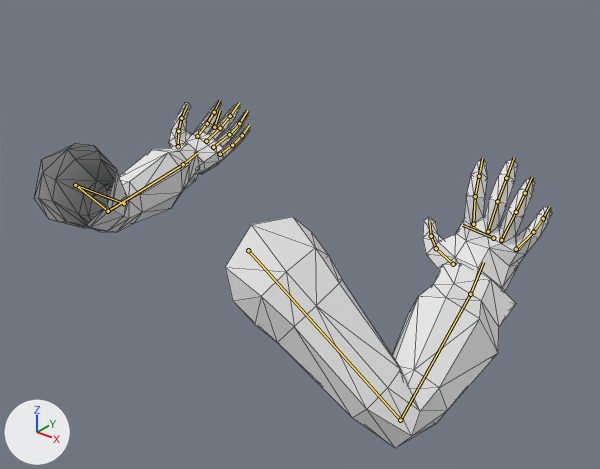
The glTF model entities/player/viewmodel/viewmodel_01_sk.glb: old version first, new version second.
Camera for both pictures: a 50 mm camera at (0.951, -0.908, 0.304) aimed at (0.068, 0.195, -0.38). Lighting does not change. The marker at lower left points along +X, +Y and +Z. The older version comes first. Both versions are drawn at frame 7 of the action 'fireball.001'; the numbers are the values there. The bones that change, and the others that lie on the model, are drawn over the model as lines. Mesh edges are drawn as thin lines.

Objects in the first picture: 'viewmodel_mesh.003'.
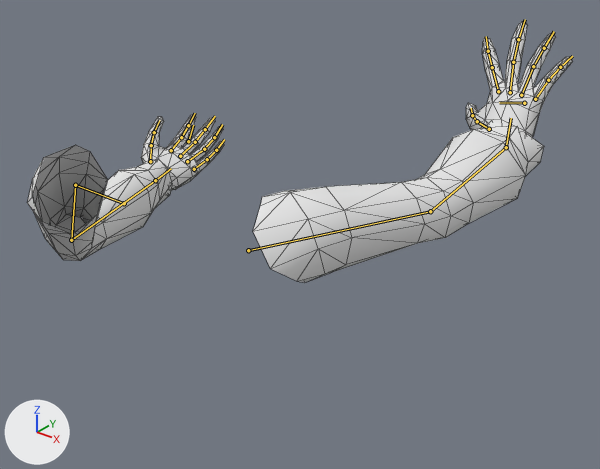
Diff of the bpy script that builds the scene:
```diff
--- a/entities/player/viewmodel/viewmodel_01_sk.glb.py
+++ b/entities/player/viewmodel/viewmodel_01_sk.glb.py
@@ bone_arm_upper_l_001 @@
 bone_arm_upper_l_001 = bpy.data.objects['viewmodel_rig.001'].pose.bones['arm_upper_L.001']  # child of 'shoulder_L.001'
-bone_arm_upper_l_001.rotation_quaternion = (0.915, -0.368, -0.117, -0.115)  # degrees (-43, -17, -8)
+bone_arm_upper_l_001.rotation_quaternion = (0.954, -0.228, -0.148, -0.127)  # degrees (-25, -20, -11)
@@ bone_arm_lower_l_001 @@
 bone_arm_lower_l_001 = bpy.data.objects['viewmodel_rig.001'].pose.bones['arm_lower_L.001']  # child of 'arm_upper_L.001'
-bone_arm_lower_l_001.rotation_quaternion = (0.97, -0.24, 0.0, 0.045)  # degrees (-28, 1, 5)
+bone_arm_lower_l_001.rotation_quaternion = (0.896, -0.436, 0.0, 0.081)  # degrees (-52, 4, 8)
@@ bone_hand_l_001 @@
 bone_hand_l_001 = bpy.data.objects['viewmodel_rig.001'].pose.bones['hand_L.001']  # child of 'arm_lower_L.001'
-bone_hand_l_001.rotation_quaternion = (0.696, -0.069, -0.711, 0.074)  # degrees (84, -102, -84)
+bone_hand_l_001.rotation_quaternion = (0.696, -0.028, -0.717, 0.026)  # degrees (68, -95, -68)
@@ bone_arm_upper_r_001 @@
 bone_arm_upper_r_001 = bpy.data.objects['viewmodel_rig.001'].pose.bones['arm_upper_R.001']  # child of 'shoulder_R.001'
-bone_arm_upper_r_001.rotation_quaternion = (0.953, -0.083, 0.16, 0.245)  # degrees (-5, 20, 28)
+bone_arm_upper_r_001.rotation_quaternion = (0.753, -0.567, -0.102, 0.318)  # degrees (-70, 12, 37)
@@ bone_arm_lower_r_001 @@
 bone_arm_lower_r_001 = bpy.data.objects['viewmodel_rig.001'].pose.bones['arm_lower_R.001']  # child of 'arm_upper_R.001'
-bone_arm_lower_r_001.rotation_quaternion = (0.745, -0.656, 0.0, -0.122)  # degrees (-82, -9, -11)
+bone_arm_lower_r_001.rotation_quaternion = (0.998, -0.055, 0.0, -0.01)  # degrees (-6, 0, -1)
@@ bone_hand_r_001 @@
 bone_hand_r_001 = bpy.data.objects['viewmodel_rig.001'].pose.bones['hand_R.001']  # child of 'arm_lower_R.001'
-bone_hand_r_001.rotation_quaternion = (0.877, -0.113, -0.262, 0.387)  # degrees (-26, -22, 53)
+bone_hand_r_001.rotation_quaternion = (0.826, -0.134, -0.326, 0.44)  # degrees (-34, -25, 64)
@@ bone_index_f_r_001 @@
 bone_index_f_r_001 = bpy.data.objects['viewmodel_rig.001'].pose.bones['index_f_R.001']  # child of 'hand_R.001'
-bone_index_f_r_001.rotation_quaternion = (0.954, 0.0, 0.0, 0.299)  # degrees (0, 0, 35)
+bone_index_f_r_001.rotation_quaternion = (0.98, -0.091, -0.016, 0.173)  # degrees (-11, 0, 20)
@@ bone_index_f_r_002 @@
 bone_index_f_r_002 = bpy.data.objects['viewmodel_rig.001'].pose.bones['index_f_R.002']  # child of 'index_f_R.001'
-bone_index_f_r_002.rotation_quaternion = (0.95, 0.0, 0.0, -0.311)  # degrees (0, 0, -36)
+bone_index_f_r_002.rotation_quaternion = (1.0, 0.0, 0.0, 0.0)  # degrees (0, 0, 0)
@@ bone_middle_f_r_001 @@
 bone_middle_f_r_001 = bpy.data.objects['viewmodel_rig.001'].pose.bones['middle_f_R.001']  # child of 'hand_R.001'
-bone_middle_f_r_001.rotation_quaternion = (0.954, 0.0, 0.0, 0.299)  # degrees (0, 0, 35)
+bone_middle_f_r_001.rotation_quaternion = (0.984, 0.035, 0.006, 0.174)  # degrees (4, 0, 20)
@@ bone_middle_f_r_002 @@
 bone_middle_f_r_002 = bpy.data.objects['viewmodel_rig.001'].pose.bones['middle_f_R.002']  # child of 'middle_f_R.001'
-bone_middle_f_r_002.rotation_quaternion = (0.95, 0.0, 0.0, -0.311)  # degrees (0, 0, -36)
+bone_middle_f_r_002.rotation_quaternion = (1.0, 0.0, 0.0, 0.0)  # degrees (0, 0, 0)
@@ bone_ring_f_r_001 @@
 bone_ring_f_r_001 = bpy.data.objects['viewmodel_rig.001'].pose.bones['ring_f_R.001']  # child of 'hand_R.001'
-bone_ring_f_r_001.rotation_quaternion = (0.954, 0.0, 0.0, 0.299)  # degrees (0, 0, 35)
+bone_ring_f_r_001.rotation_quaternion = (0.978, 0.116, 0.021, 0.173)  # degrees (14, 0, 20)
@@ bone_ring_f_r_002 @@
 bone_ring_f_r_002 = bpy.data.objects['viewmodel_rig.001'].pose.bones['ring_f_R.002']  # child of 'ring_f_R.001'
-bone_ring_f_r_002.rotation_quaternion = (0.95, 0.0, 0.0, -0.311)  # degrees (0, 0, -36)
+bone_ring_f_r_002.rotation_quaternion = (1.0, 0.0, 0.0, 0.0)  # degrees (0, 0, 0)
@@ bone_pinky_f_r_001 @@
 bone_pinky_f_r_001 = bpy.data.objects['viewmodel_rig.001'].pose.bones['pinky_f_R.001']  # child of 'hand_R.001'
-bone_pinky_f_r_001.rotation_quaternion = (0.954, 0.0, 0.0, 0.299)  # degrees (0, 0, 35)
+bone_pinky_f_r_001.rotation_quaternion = (0.982, 0.077, 0.014, 0.174)  # degrees (9, 0, 20)
@@ bone_pinky_f_r_002 @@
 bone_pinky_f_r_002 = bpy.data.objects['viewmodel_rig.001'].pose.bones['pinky_f_R.002']  # child of 'pinky_f_R.001'
-bone_pinky_f_r_002.rotation_quaternion = (0.95, 0.0, 0.0, -0.311)  # degrees (0, 0, -36)
+bone_pinky_f_r_002.rotation_quaternion = (1.0, 0.0, 0.0, 0.0)  # degrees (0, 0, 0)
@@ bone_thumb_f_r_001 @@
 bone_thumb_f_r_001 = bpy.data.objects['viewmodel_rig.001'].pose.bones['thumb_f_R.001']  # child of 'hand_R.001'
-bone_thumb_f_r_001.rotation_quaternion = (0.964, -0.252, -0.02, -0.078)  # degrees (-29, -4, -8)
+bone_thumb_f_r_001.rotation_quaternion = (0.976, -0.217, -0.013, -0.031)  # degrees (-25, -2, -3)
@@ bone_thumb_f_r_002 @@
 bone_thumb_f_r_002 = bpy.data.objects['viewmodel_rig.001'].pose.bones['thumb_f_R.002']  # child of 'thumb_f_R.001'
-bone_thumb_f_r_002.rotation_quaternion = (0.994, 0.107, 0.0, 0.0)  # degrees (12, 0, 0)
+bone_thumb_f_r_002.rotation_quaternion = (1.0, 0.0, 0.0, 0.0)  # degrees (0, 0, 0)
```

Changed parts and their boxes (x1, y1, x2, y2) in the pictures (600 x 469 px):
'viewmodel_mesh.003', posed (24% shorter): before (34, 101, 552, 448); after (27, 21, 573, 283)
bone 'arm_upper_L.001', root to tip: before (75, 185) to (108, 211); after (75, 185) to (71, 240)
bone 'arm_lower_L.001', root to tip: before (108, 211) to (183, 164); after (71, 240) to (155, 180)
bone 'hand_L.001', root to tip: before (183, 164) to (197, 153); after (155, 180) to (171, 168)
bone 'arm_upper_R.001', root to tip: before (248, 250) to (400, 420); after (248, 250) to (430, 211)
bone 'arm_lower_R.001', root to tip: before (400, 420) to (470, 294); after (430, 211) to (506, 147)
bone 'hand_R.001', root to tip: before (470, 294) to (483, 262); after (506, 147) to (511, 118)
bone 'index_f_R.001', root to tip: before (473, 224) to (475, 196); after (498, 91) to (492, 67)
bone 'index_f_R.002', root to tip: before (475, 196) to (479, 176); after (492, 67) to (488, 51)
bone 'middle_f_R.001', root to tip: before (488, 231) to (497, 201); after (510, 92) to (513, 62)
bone 'middle_f_R.002', root to tip: before (497, 201) to (506, 178); after (513, 62) to (518, 39)
bone 'ring_f_R.001', root to tip: before (501, 240) to (516, 212); after (521, 95) to (533, 66)
bone 'ring_f_R.002', root to tip: before (516, 212) to (525, 193); after (533, 66) to (544, 48)
bone 'pinky_f_R.001', root to tip: before (516, 249) to (533, 232); after (535, 99) to (548, 80)
bone 'pinky_f_R.002', root to tip: before (533, 232) to (543, 218); after (548, 80) to (560, 67)
bone 'thumb_f_R.001', root to tip: before (453, 264) to (436, 248); after (489, 129) to (477, 121)
bone 'thumb_f_R.002', root to tip: before (436, 248) to (431, 236); after (477, 121) to (472, 115)
